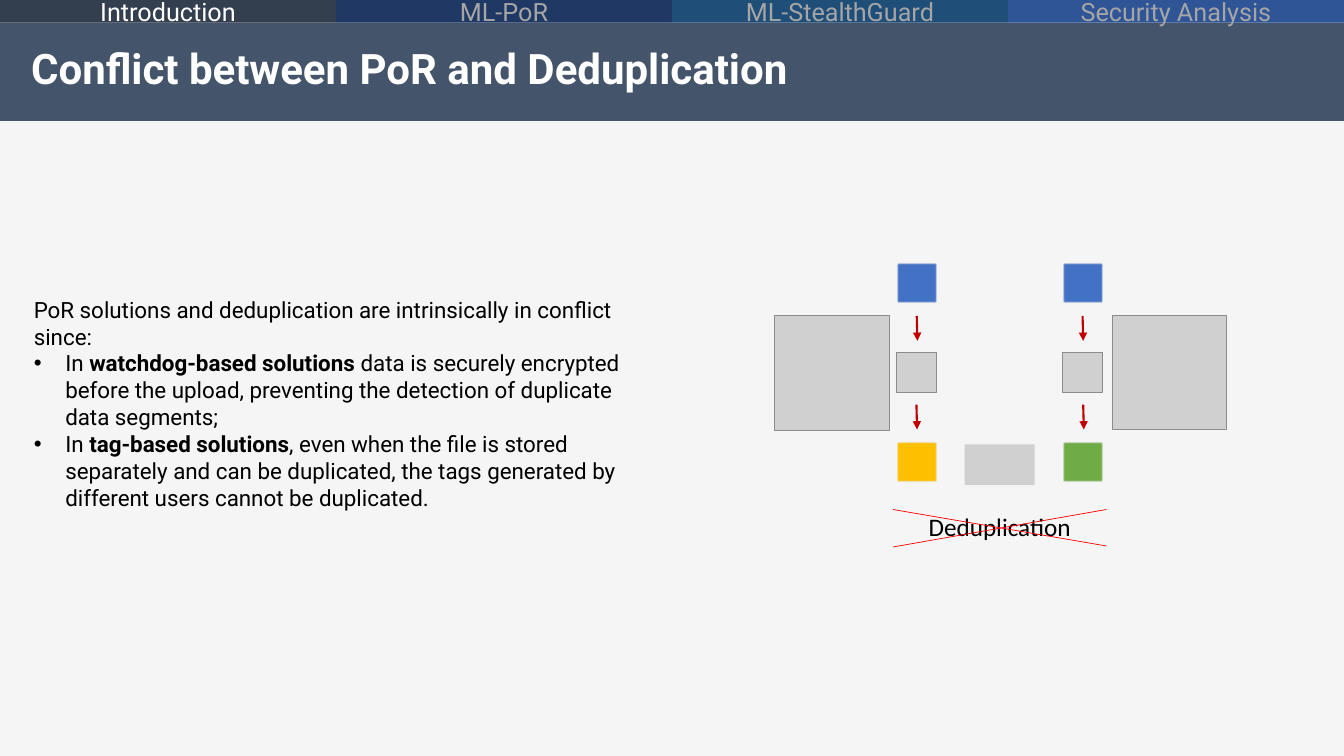
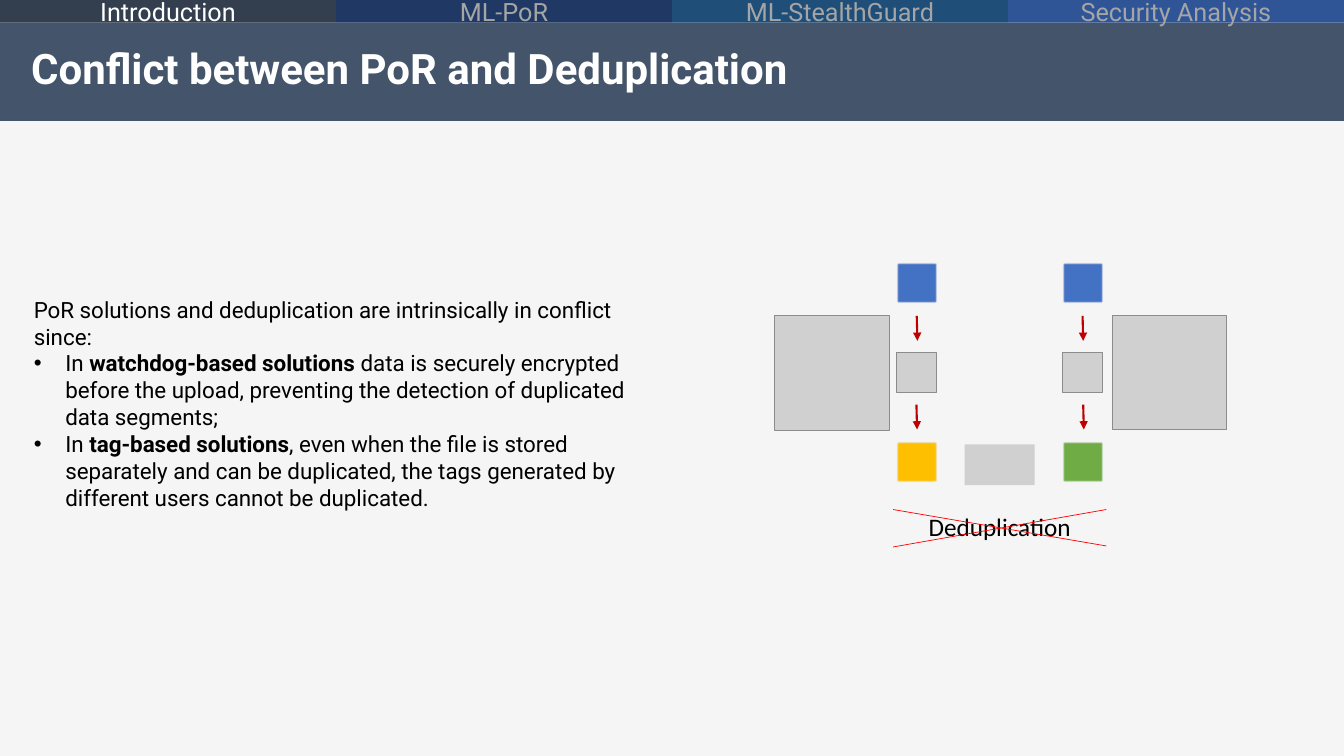
Before and after one commit to alecolu95/BigSec_ML-PoR, a slide deck: slide 9 of BigSec_presentation.pptx. Drawn at 1344x756 pixels with LibreOffice and Linux fonts; fonts in the diff are those of the drawing; grey boxes stand for pictures; background and template pictures are left out. Boxes give left, top, right and bottom in pixels: in the first picture for what was removed or moved away, otherwise in the second. Text is boxed around its words. In the diff, an @@ line names an element or a change of style, - is before the commit and + after.

```diff
--- a/BigSec_presentation.pptx
+++ b/BigSec_presentation.pptx
@@ text at [65, 354, 625, 430]: text changed @@
-• In watchdog-based solutions data is securely encrypted before the upload, preventing the detection of duplicate data segments;
+• In watchdog-based solutions data is securely encrypted before the upload, preventing the detection of duplicated data segments;
```
Also in this commit, not shown: 1 other slide changed.
